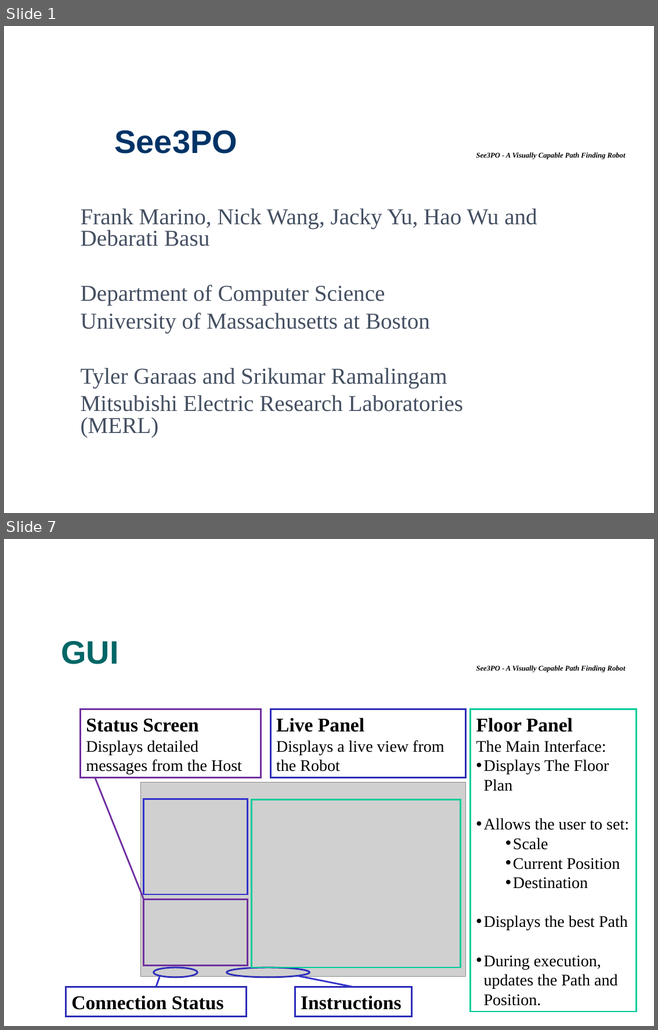
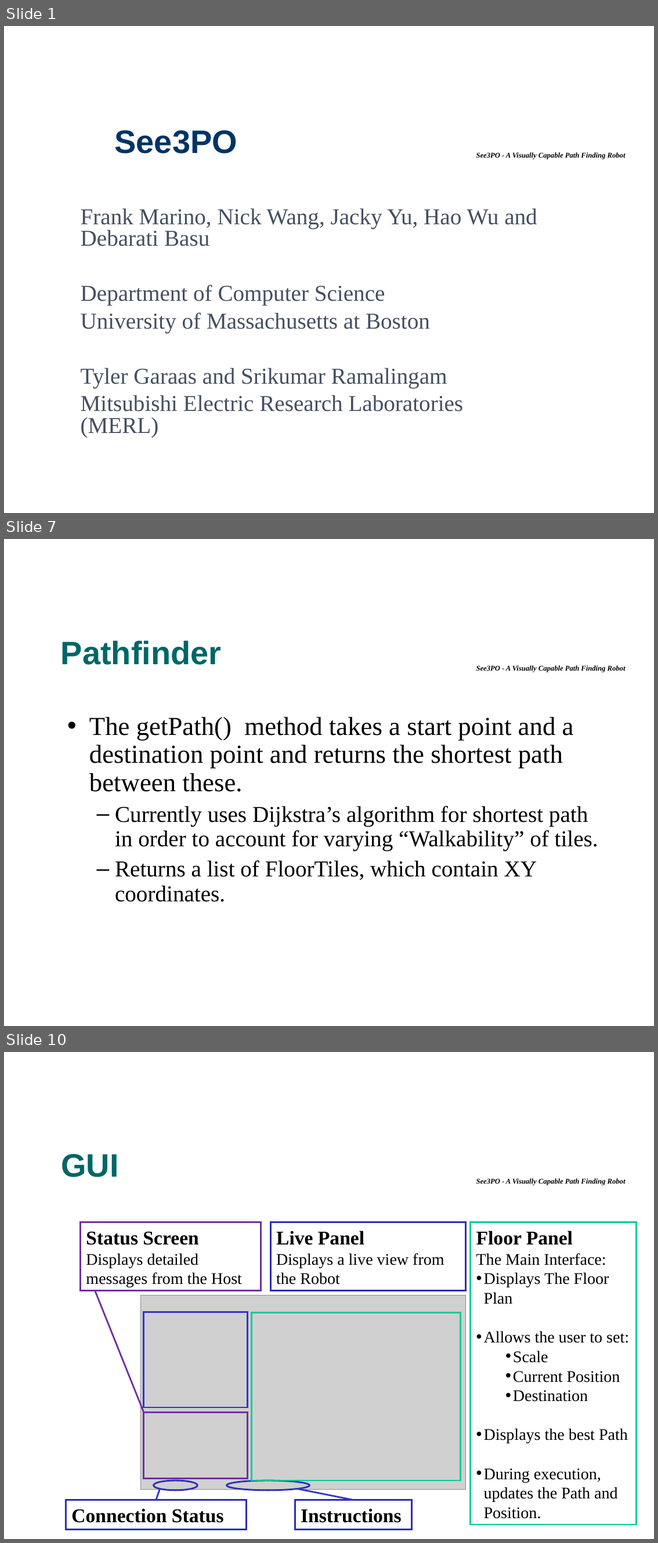
Before and after one commit to tkram01/see3po, a slide deck: Documents/PresentationFinal.ppt. Shown one above the other, each under a label of ours: slides 1 and 7 before the commit, slides 1, 7 and 10 after it; the slides between them are not shown. The pictures are 658x1030 and 658x1543 pixels, drawn with LibreOffice and Linux fonts; fonts in the diff are those of the drawing; grey boxes stand for pictures; background and template pictures are left out. Boxes give left, top, right and bottom in pixels: in the first picture for what was removed or moved away, otherwise in the second. Text is boxed around its words. In the diff, an @@ line names an element or a change of style, - is before the commit and + after.

```diff
--- a/Documents/PresentationFinal.ppt
+++ b/Documents/PresentationFinal.ppt
@@ slide 7 added at box(4, 539, 654, 1026), background picture (left out); not listed: 1 template element that a slide beside it also shows @@
@@ text added at box(61, 641, 221, 665), 40 pt, text #006666, bold @@
+Pathfinder
@@ text added at box(89, 717, 598, 902), 28 pt, text #000000 @@
+• The getPath() method takes a start point and a destination point and returns the shortest path between these.
+  – Currently uses Dijkstra’s algorithm for shortest path in order to account for varying “Walkability” of tiles.
+  – Returns a list of FloorTiles, which contain XY coordinates.
@@ what was slide 7 is now slide 10 @@
```
Also in this commit, not shown: 9 slides changed, 4 other slides added, 1 slide removed.
